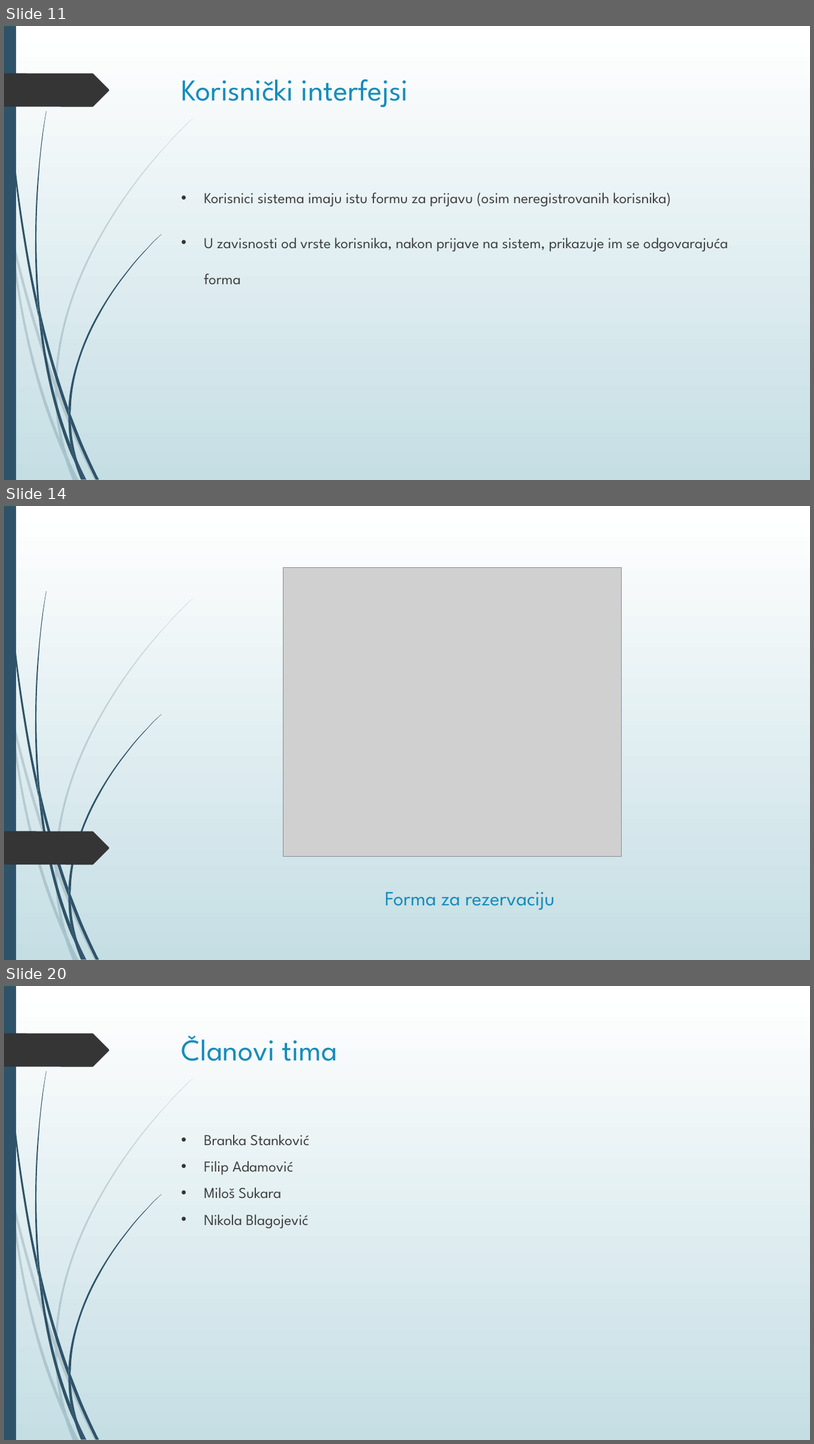
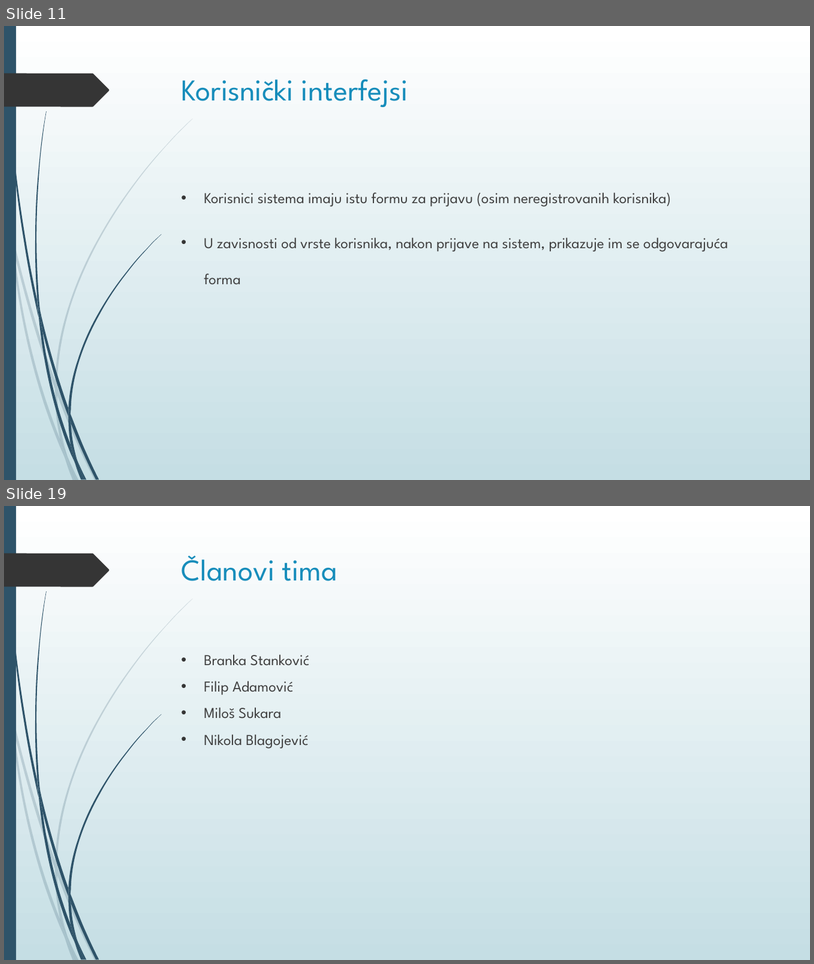
Before and after one commit to BNikola/ticketeer_old, a slide deck: Ticketeer.pptx. Shown one above the other, each under a label of ours: slides 11, 14 and 20 before the commit, slides 11 and 19 after it; the slides between them are not shown. The pictures are 814x1444 and 814x964 pixels, drawn with LibreOffice and Linux fonts; fonts in the diff are those of the drawing; grey boxes stand for pictures. Boxes give left, top, right and bottom in pixels: in the first picture for what was removed or moved away, otherwise in the second. Text is boxed around its words. In the diff, an @@ line names an element or a change of style, - is before the commit and + after.

```diff
--- a/Ticketeer.pptx
+++ b/Ticketeer.pptx
@@ slide 14 removed at (4, 506, 810, 960), background gradient #FFFFFF to #C5DEE5; not listed: 23 template elements that a slide beside it also shows @@
@@ picture removed at (284, 568, 621, 856) @@
@@ freeform shape removed at (4, 831, 109, 864) @@
@@ title removed at (385, 891, 555, 910) @@
-Forma za rezervaciju
@@ what was slide 20 is now slide 19 @@
```
Also in this commit, not shown: 6 slides changed, 3 slides added, 3 other slides removed, 22 other files.
